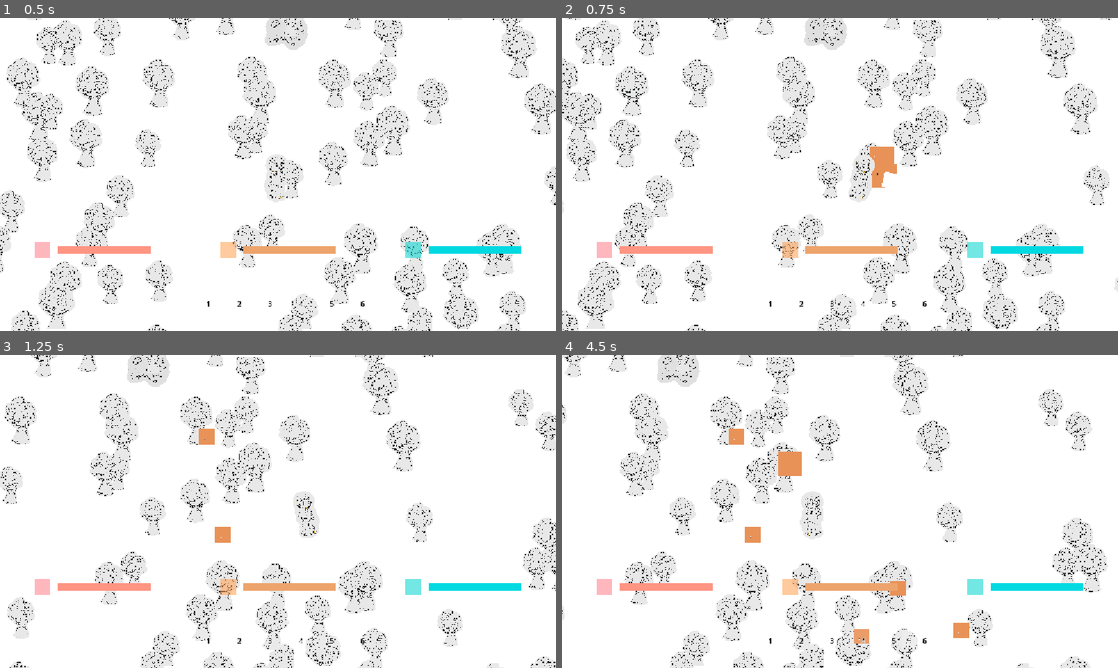
Above: before the commit, frames 1-4 (two rows, left to right).
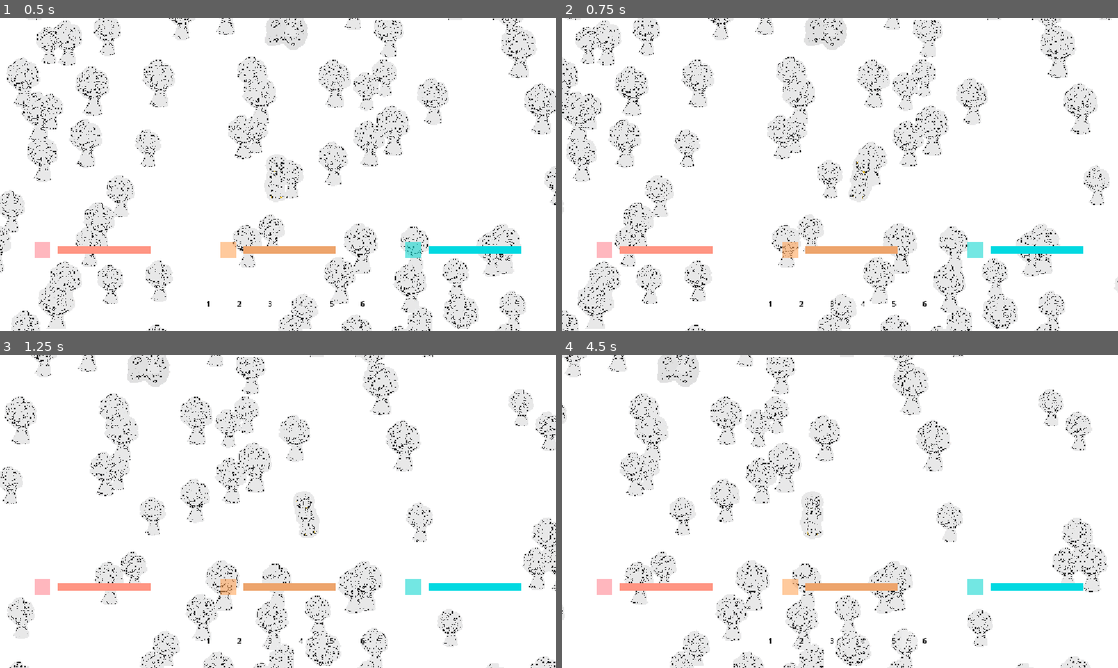
Above: after the commit, the same moments.

Repository: Duckwastakon/brackeysJam
Game: Godot game, scene res://map/map.tscn
Same seed, same stepped clock (60 frames per second), same inputs: the game is played once before the commit and once after it. The project has no main scene, so this scene is started directly.
Inputs (mouse positions are in pixels of both pictures, inside the frame that each line leads up to):
- Up to frame 1 (0.5 s): no input
- Up to frame 2 (0.75 s): move the mouse to (962, 158) at 0.52 s; hold D (right) from 0.53 s (still down); tap 1 (1) at 0.6 s; click (962, 158) at 0.67 s
- Up to frame 3 (1.25 s): keep holding D (right); tap 2 (2) at 0.8 s
- Up to frame 4 (4.5 s): move the mouse to (728, 527) at 1.27 s; release D (right) at 1.28 s; hold S (down) 1.28-2.03 s; tap 2 (2) at 1.35 s; click (728, 527) at 1.42 s; tap 3 (3) at 1.55, 2.1 s; move the mouse to (895, 442) at 2.02 s; hold D (right) 2.03-2.78 s; click (895, 442) at 2.17 s; tap 4 (4) at 2.3, 2.85 s; move the mouse to (812, 574) at 2.77 s; hold W (up) 2.78-3.53 s; click (812, 574) at 2.92 s; tap 5 (5) at 3.05, 3.6 s; move the mouse to (1006, 558) at 3.52 s; hold A (left) from 3.53 s (still down); click (1006, 558) at 3.67 s; tap 6 (6) at 3.8, 4.35 s; move the mouse to (673, 464) at 4.27 s; click (673, 464) at 4.42 s

Frame 1 is identical in both runs. In frame 2, 0.5% of the frame differs, in the area x 53-61%, y 40-55%; in frame 3, 0.3%; in frame 4, 1.0%, in the area x 30-74%, y 23-93%.
Error before the commit: Invalid access to property or key 'damage' on a base object of type 'Area2D'. (res://player/attacking_controller.gd:38)
Error after the commit: Invalid access to property or key of type 'String' on a base object of type 'Dictionary'. (res://player/player.gd:126)

Commit message:
small bug fixes + itemTypes + bar changing

Diff:
--- a/craftableItems.gd
+++ b/craftableItems.gd
@@ -2,38 +2,51 @@
 
 var items = {
 	"fists": {
+		"type": "tool",
 		"toolType": "",
 		"dmg": 1,
 		"dmgMultiplier": 1
 	},
 	"logs": {
+		"type": "item",
 		"stackable": true,
 		"png": "res://drawn assets/log.PNG"
 	},
 	"sticks": {
+		"type": "item",
 		"stackable": true,
 		"png": "res://drawn assets/stick.PNG",
 	},
 	"rocks": {
+		"type": "item",
 		"stackable": true,
 		"png": "res://drawn assets/rockOre.PNG",
 	},
 	"leafs": {
+		"type": "item",
 		"stackable": true,
 		"png": "res://drawn assets/leaf.PNG",
 	},
 	"pickaxe": {
+		"type": "tool",
 		"stackable": false,
 		"png": "res://drawn assets/picaxe.PNG",
 	},
 	"sword": {
+		"type": "tool",
 		"stackable": false,
 		"png": "res://drawn assets/sword.PNG"
 	},
 	"axe": {
+		"type": "tool",
 		"stackable": false,
 		"png": "res://drawn assets/axe.PNG",
 	},
+	"campfire":{
+		"type": "placeable",
+		"stackable": false,
+		"png": "res://drawn assets/axe.PNG",
+	}
 }
 
 var cratables = {
--- a/inventory.gd
+++ b/inventory.gd
@@ -12,6 +12,10 @@
 
 var crafting = false
 signal startCrafting
+
+signal changeHealth
+signal changeHunger
+signal changeTemperature
 
 func _ready() -> void:
 	for i in inventorySize:
@@ -19,6 +23,19 @@
 		invAmounts.append(0)
 
 	drawInventory()
+
+	connect("changeHealth", newHealth)
+	connect("changeHunger", newHunger)
+	connect("changeTemperature", newTemperature)
+
+func newHealth(amount):
+	updateBar($health, amount)
+
+func newHunger(amount):
+	updateBar($hunger, amount)
+
+func newTemperature(amount):
+	updateBar($warmth, amount)
 
 func drawInventory():
 	var allSlotSize = 64*inventorySize
@@ -227,3 +244,20 @@
 func hideData(btn):
 	if (currentDataParent == btn):
 		dataShowcase.visible = false
+
+func updateBar(bar: Control, amount):
+	var background: ColorRect = bar.get_child(0)
+	var fill: ColorRect = background.get_child(0)
+
+	var blinkingIndicator = fill.duplicate()
+	blinkingIndicator.color = Color.from_rgba8(0, 0, 0, 50)
+	background.add_child(blinkingIndicator)
+
+	var newSize = amount / 100
+
+	var newTween = create_tween()
+	newTween.tween_property(fill, "scale", Vector2(newSize, 1), 0.3)
+	newTween.play()
+	await newTween.finished
+	newTween.kill()
+	blinkingIndicator.queue_free()
--- a/player/attacking_controller.gd
+++ b/player/attacking_controller.gd
@@ -7,12 +7,14 @@
 signal swingSignal
 
 var canAttack = true
+var tool = "fists"
 
 func _ready() -> void:
 	connect("swingSignal", swing)
 
 func swing(equipedItem):
 	if(!canAttack): return
+	tool = equipedItem
 	canAttack = false
 	$hitBoxRotating/Area/CollisionShape2D.disabled = false
 	$hitBoxRotating/Area/ColorRect.visible = true
@@ -35,4 +37,4 @@
 	canAttack = true
 
 func _on_area_area_entered(area: Area2D) -> void:
-	area.damage.emit("fists")
+	area.damage.emit(tool)
--- a/player/player.gd
+++ b/player/player.gd
@@ -13,6 +13,19 @@
 
 var equipedSlot = 0
 var equipedItem = ""
+
+var health = 100
+var hunger = 100
+var temperature = 100
+
+var healthChange
+var hungerChange
+var temperatureChange
+
+func _ready() -> void:
+	healthChange = inventory.changeHealth
+	hungerChange = inventory.changeHunger
+	temperatureChange = inventory.changeTemperature
 
 func _physics_process(delta: float) -> void:
 	var movementDirection = Vector2(Input.get_axis("left", "right"),
@@ -51,27 +64,15 @@
 	if Input.is_action_just_released("shift") and movingState == 1:
 		movingState = 0
 
-	if Input.is_mouse_button_pressed(MOUSE_BUTTON_LEFT):
-		attackingController.swingSignal.emit(equipedItem)
+	if Input.is_action_just_pressed("click"):
+		mouseClicked()
 
-	if Input.is_action_just_pressed("1"):
-		equipedSlot = 0
-		equipedItem = inventory.equipItem(equipedSlot)[0]
-	if Input.is_action_just_pressed("2"):
-		equipedSlot = 1
-		equipedItem = inventory.equipItem(equipedSlot)[0]
-	if Input.is_action_just_pressed("3"):
-		equipedSlot = 2
-		equipedItem = inventory.equipItem(equipedSlot)[0]
-	if Input.is_action_just_pressed("4"):
-		equipedSlot = 3
-		equipedItem = inventory.equipItem(equipedSlot)[0]
-	if Input.is_action_just_pressed("5"):
-		equipedSlot = 4
-		equipedItem = inventory.equipItem(equipedSlot)[0]
-	if Input.is_action_just_pressed("6"):
-		equipedSlot = 5
-		equipedItem = inventory.equipItem(equipedSlot)[0]
+	if Input.is_action_just_pressed("1"): equipItem(0)
+	if Input.is_action_just_pressed("2"): equipItem(1)
+	if Input.is_action_just_pressed("3"): equipItem(2)
+	if Input.is_action_just_pressed("4"): equipItem(3)
+	if Input.is_action_just_pressed("5"): equipItem(4)
+	if Input.is_action_just_pressed("6"): equipItem(5)
 
 	if Input.is_action_just_pressed("q"):
 		var droppedItem = inventory.dropItem(equipedSlot)
@@ -89,3 +90,58 @@
 func _on_item_pickup_area_entered(area: Area2D) -> void:
 	if(inventory.pickUpItem(area.get_parent().itemName, area.get_parent().amount)):
 		area.get_parent().queue_free()
+
+func takeDamage(amount):
+	health -= amount
+	healthChange.emit(health)
+
+	if health <= 0:
+		die()
+
+func looseHunger(amount):
+	hunger -= amount
+	if hunger <= 0:
+		hunger = 0
+		takeDamage(10)
+	hungerChange.emit(hunger)
+
+func eat(foodItem):
+	hunger += 10
+	health += 10
+	healthChange.emit(health)
+	hungerChange.emit(hunger)
+
+func changeTemperature():
+	temperatureChange.emit(temperature)
+
+func die():
+	pass
+
+@onready var placingContainer = $placingController
+
+func equipItem(index):
+	equipedSlot = index
+	equipedItem = inventory.equipItem(index)[0]
+
+	if CraftableItems.items[equipedItem]["type"] == "placeable":
+		startPlacing()
+	else:
+		stopPlacing()
+
+func startPlacing():
+	placingContainer.visible = true
+	placingContainer.get_child(0).texture = load(CraftableItems.items[equipedItem]["png"])
+
+func stopPlacing():
+	placingContainer.visible = false
+
+func mouseClicked():
+	var equipedItemType = CraftableItems.items[equipedItem]["type"]
+	if equipedItemType == "item":
+		attackingController.swingSignal.emit("fists")
+	elif equipedItemType == "food":
+		eat(equipedItem)
+	elif equipedItemType == "tool":
+		attackingController.swingSignal.emit(equipedItem)
+	elif equipedItemType == "placeable":
+		pass
--- a/player/player.tscn
+++ b/player/player.tscn
@@ -38,4 +38,8 @@
 position = Vector2(0, 28)
 shape = SubResource("RectangleShape2D_yw30f")
 
+[node name="placingController" type="Node2D" parent="." unique_id=584823194]
+
+[node name="Sprite2D" type="Sprite2D" parent="placingController" unique_id=1598241808]
+
 [connection signal="area_entered" from="itemPickup" to="." method="_on_item_pickup_area_entered"]
--- a/project.godot
+++ b/project.godot
@@ -95,6 +95,11 @@
 "events": [Object(InputEventKey,"resource_local_to_scene":false,"resource_name":"","device":-1,"window_id":0,"alt_press …(192 unchanged characters)…
 ]
 }
+click={
+"deadzone": 0.2,
+"events": [Object(InputEventMouseButton,"resource_local_to_scene":false,"resource_name":"","device":-1,"window_id":0,"alt_pressed":false,"shift_pressed":false,"ctrl_pressed":false,"meta_pressed":false,"button_mask":0,"position":Vector2(0, 0),"global_position":Vector2(0, 0),"factor":1.0,"button_index":1,"canceled":false,"pressed":false,"double_click":false,"script":null)
+]
+}
 
 [physics]
 
--- a/resources/resource.gd
+++ b/resources/resource.gd
@@ -49,6 +49,7 @@
 			for x in 5:
 				generateItem()
 
+			queue_free()
 			break
 
 	if shakeAmount <= 0:
